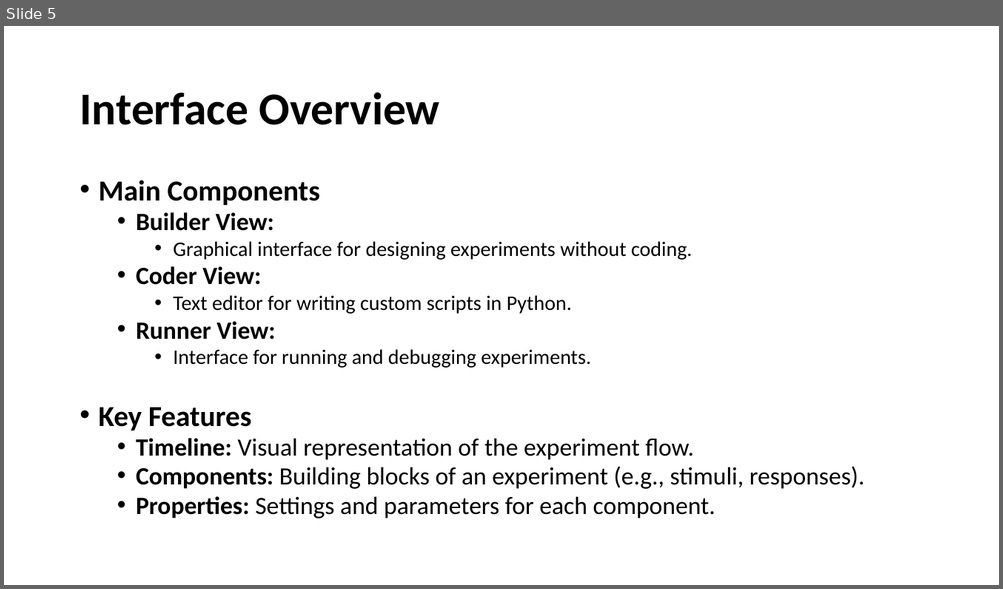
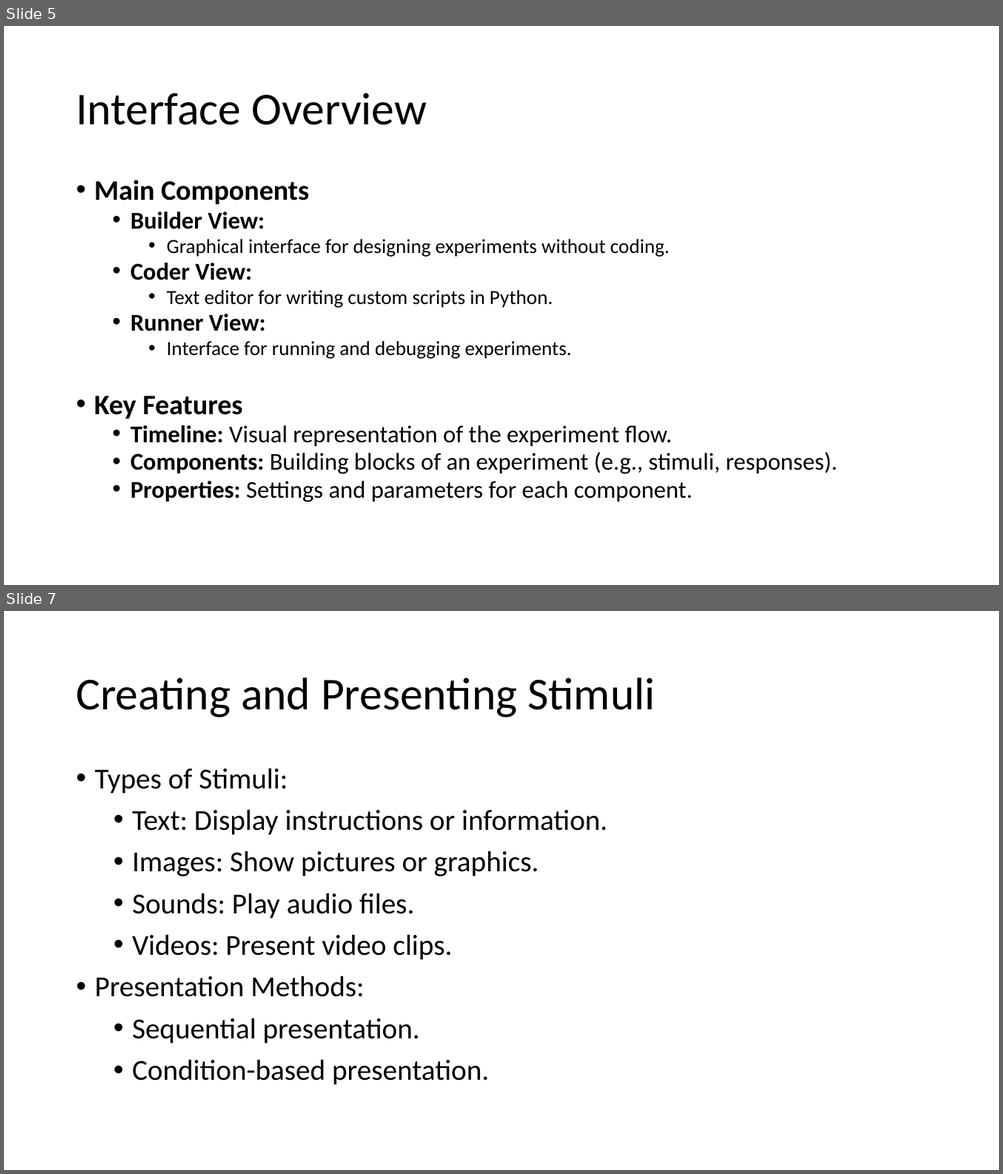
Before and after one commit to caggursoy/PsychoPy-Intro-Course, a slide deck: intro-psychopy/part2.pptx. Shown one above the other, each under a label of ours: slide 5 before the commit, slides 5 and 7 after it; the slides between them are not shown. The pictures are 1003x589 and 1003x1174 pixels, drawn with LibreOffice and Linux fonts; fonts in the diff are those of the drawing. Boxes give left, top, right and bottom in pixels: in the first picture for what was removed or moved away, otherwise in the second. Text is boxed around its words. In the diff, an @@ line names an element or a change of style, - is before the commit and + after.

```diff
--- a/intro-psychopy/part2.pptx
+++ b/intro-psychopy/part2.pptx
@@ slide 7 added at (4, 611, 999, 1170), background #FFFFFF @@
@@ title added at (76, 678, 654, 718), 44 pt, text #000000 @@
+Creating and Presenting Stimuli
@@ text added at (95, 768, 607, 1085), 28 pt, text #000000 @@
+• Types of Stimuli:
+  • Text: Display instructions or information.
+  • Images: Show pictures or graphics.
+  • Sounds: Play audio files.
+  • Videos: Present video clips.
+• Presentation Methods:
+  • Sequential presentation.
+  • Condition-based presentation.
@@ slide 5 changed as well @@
@@ title "Interface Overview" at (76, 93, 427, 125): bold off @@
@@ text "Main Components" at (94, 180, 837, 503): size 28 to 27.2 pt in "Main Components", "Key Features"; size 24 to 23.3 pt in "Builder View:", "Coder View:", "Runner View:", "Timeline: Visual representation of the experiment flow." and 2 more places; size 20 to 19.4 pt in "Graphical interface for designing experiments without coding ...", "Text editor for writing custom scripts in ...", "Interface for running and debugging experiments."; indent changed; line spacing 0.8 to 0.81; less space between paragraphs @@
```
Also in this commit, not shown: 6 other slides changed, 12 other slides added, 1 other file.
